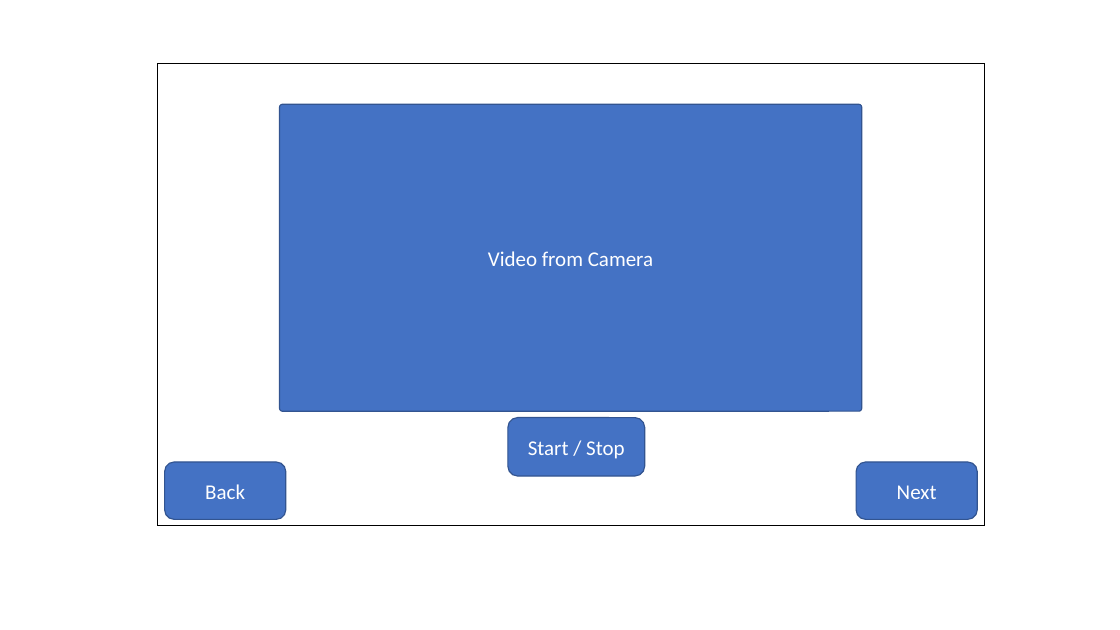
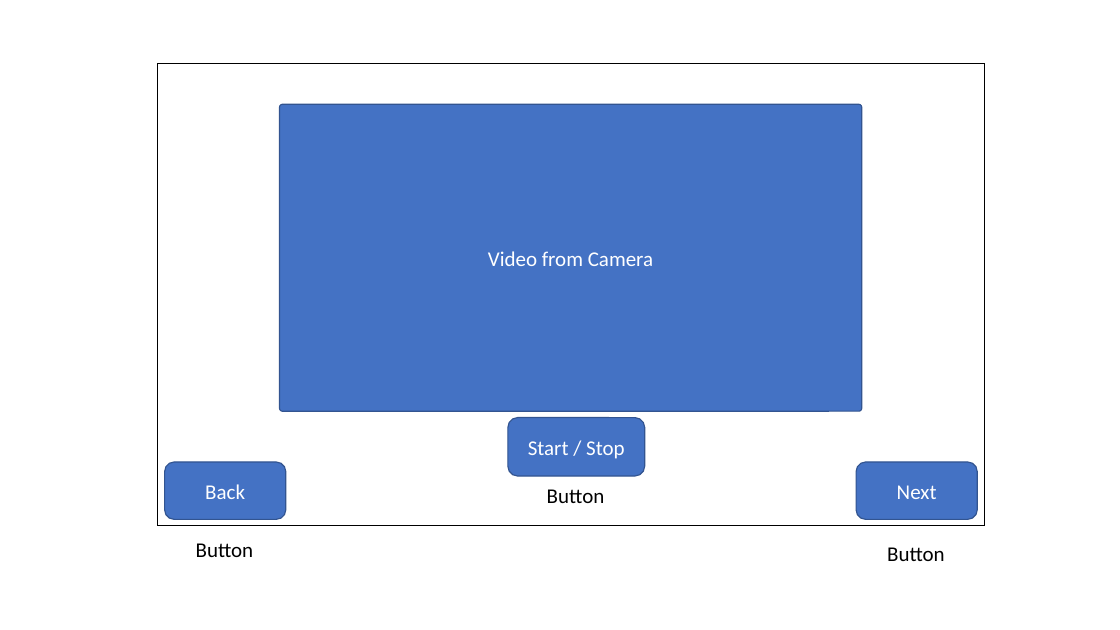
Before and after one commit to Kavies115/MMP-Sprites, a slide deck: slide 2 of dev/06032023/Consept for UI .pptx. Drawn at 1120x630 pixels with LibreOffice and Linux fonts; fonts in the diff are those of the drawing. Boxes give left, top, right and bottom in pixels: in the first picture for what was removed or moved away, otherwise in the second. Text is boxed around its words. In the diff, an @@ line names an element or a change of style, - is before the commit and + after.

```diff
--- a/dev/06032023/Consept for UI .pptx
+++ b/dev/06032023/Consept for UI .pptx
@@ text added at (x1=547, y1=489, x2=605, y2=503), 18 pt, text #000000 @@
+Button
@@ text added at (x1=196, y1=543, x2=254, y2=557), 18 pt, text #000000 @@
+Button
@@ text added at (x1=887, y1=547, x2=945, y2=561), 18 pt, text #000000 @@
+Button
```
Also in this commit, not shown: 4 other slides changed, 1 slide added, 1 slide removed, 4 other files.
